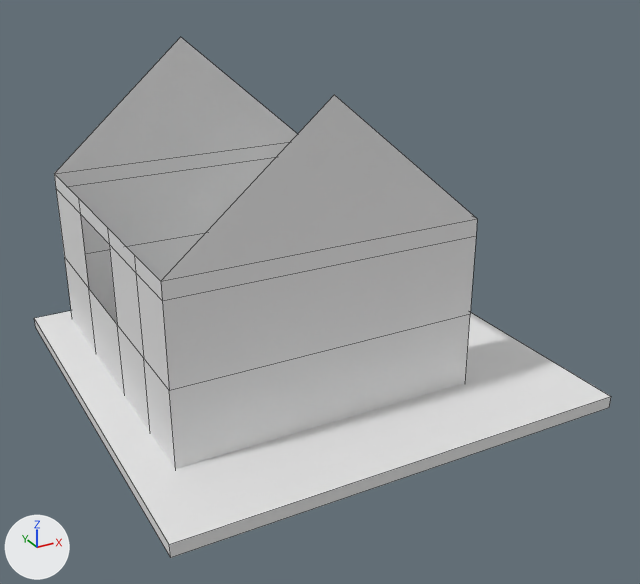
Renders of the FBX model Assets/TJS/swamp house int.fbx from each side of a commit.
Camera for both pictures: a 50 mm camera at (-9.88, -19.23, 16.36) aimed at (0.2, -0.9, 7.19). The axes (+X, +Y, +Z) are drawn at lower left. The lights are the same throughout. Mesh edges are drawn as thin lines.

The older version as bpy lines, for what is in view:
```python
me_cube_211 = bpy.data.meshes.new('Cube.211')
me_cube_211.from_pydata(...)  # 46 vertices, 32 faces; spans x -5.81..5.81, y -5.81..5.81, z 4.89..13.07
me_cube_211.materials.append(mat_shankbaked)  # white #e7e7e7
ob_cube_042 = bpy.data.objects.new('Cube.042', me_cube_211)
ob_cube_042.location = (0.0, 0.0, -0.17)
```
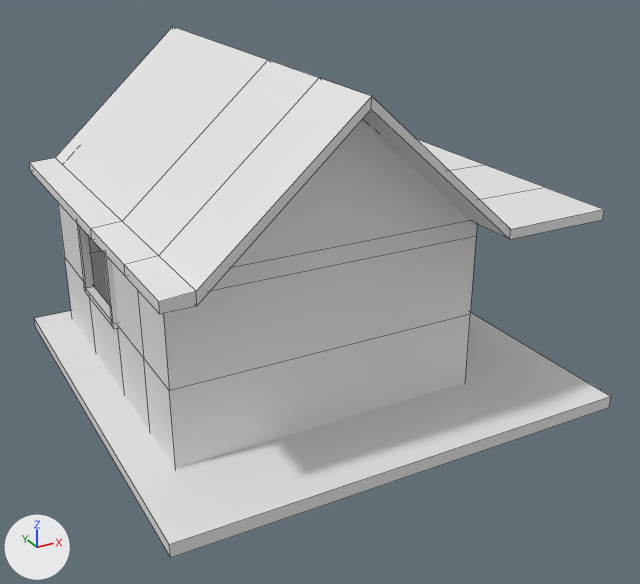
Boxes (x1, y1, x2, y2) around the edits, measured in the pictures (640 x 584 px; the box of a moved part takes in the faces that stretch with it):
'Cube.042', reshaped, moved: before (34, 37, 611, 558); after (29, 27, 611, 558)
part 1 of me_cube_211, moved or reshaped: before (34, 310, 611, 558); after (34, 311, 611, 558)
part 2 of me_cube_211, moved or reshaped: before (54, 37, 477, 441); after (58, 120, 477, 441)
part 3 of me_cube_211, added: after (29, 27, 604, 314)
part 4 of me_cube_211, added: after (77, 224, 118, 329)

Edits to the bpy script that builds the scene:
```text
Change me_cube_211:
    used by ob_cube_042; location = (0.0, 0.0, -0.17)
    remove me_cube_211.from_pydata(...)  # 46 vertices, 32 faces; spans x -5.81..5.81, y -5.81..5.81, z 4.89..13.07
    add me_cube_211.from_pydata(...)  # 142 vertices, 122 faces; spans x -6.35..5.27, y -6.15..5.6, z -1.64..6.74
    me_cube_211 part 1: the loose piece of 8 vertices spanning x -5.81..5.81, y -5.81..5.81, z 4.89..5.21 is moved by (-0.54, -0.34, -6.53)
    me_cube_211 part 2: the loose piece of 38 vertices spanning x -4.83..3.03, y -3.5..5.22, z 5.1..13.07 is moved by (-0.54, -0.34, -6.53)
    me_cube_211 part 3: a new loose piece of 40 vertices spanning x -5.87..5.18, y -5.2..5.6, z 3.07..6.74, in mat_shankbaked (white #e7e7e7)
    me_cube_211 part 4: a new loose piece of 32 vertices spanning x -5.49..-5.26, y -0.26..2.36, z 0.58..2.73, in mat_shankbaked (white #e7e7e7)
Change ob_cube_042:
    ob_cube_042.location: (0.0, 0.0, -0.17) -> (0.54, 0.34, 6.36)
```
